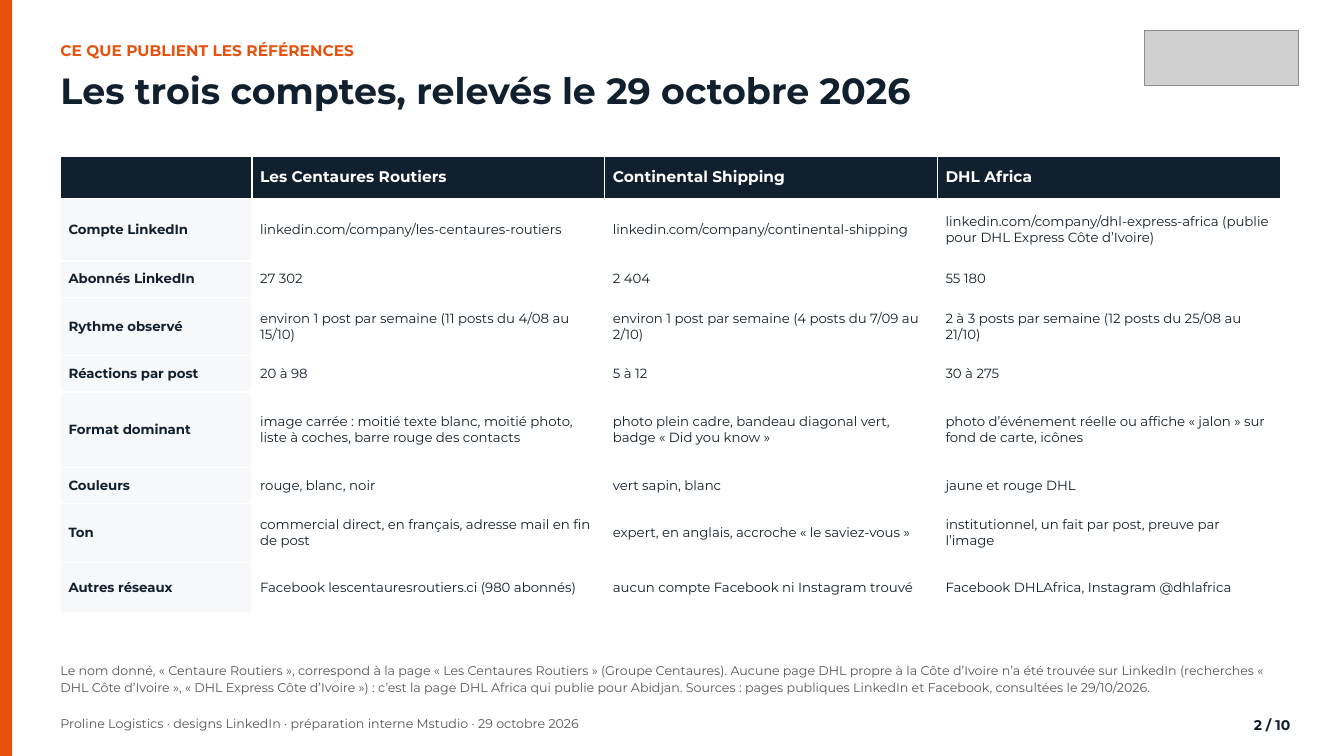
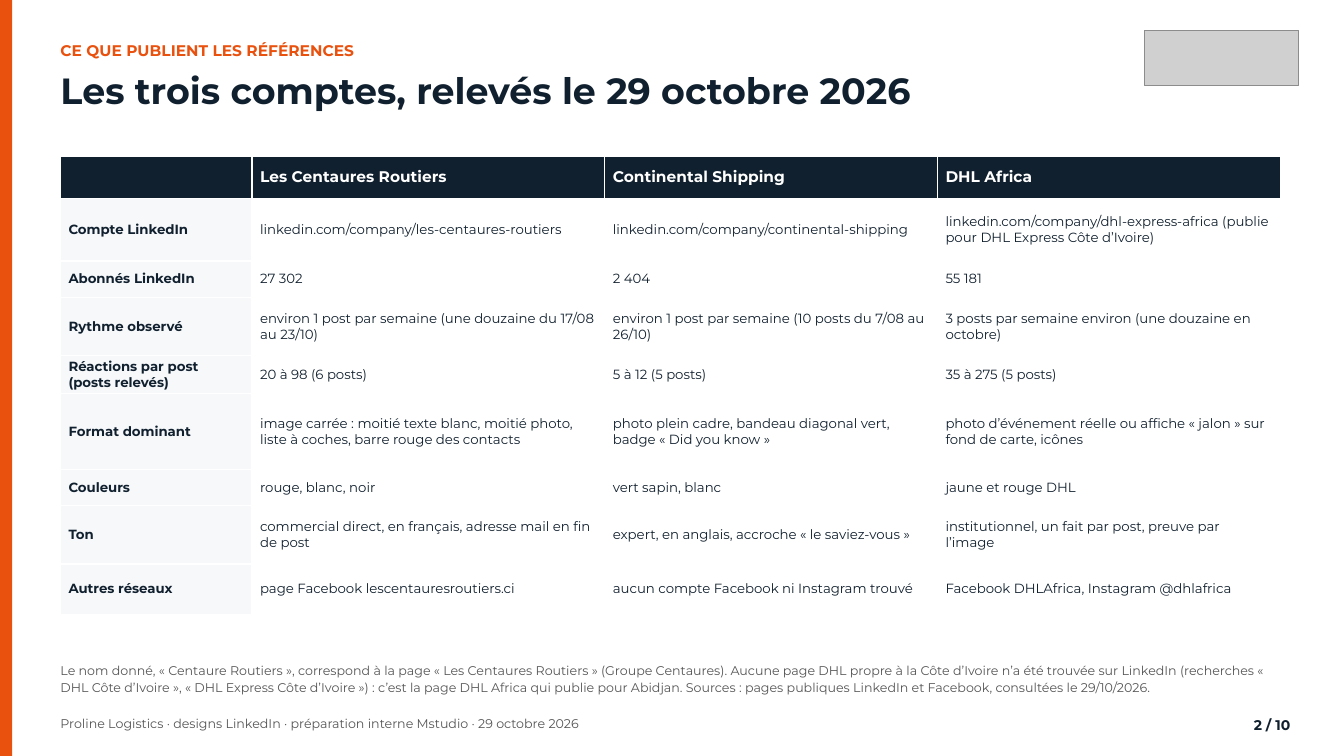
Before and after one commit to leslita06/fatima-unifood-fictif, a slide deck: slide 2 of tmp-tj/deck.pptx. Drawn at 1344x756 pixels with LibreOffice and Linux fonts; fonts in the diff are those of the drawing; grey boxes stand for pictures. Boxes give left, top, right and bottom in pixels: in the first picture for what was removed or moved away, otherwise in the second. Text is boxed around its words. In the diff, an @@ line names an element or a change of style, - is before the commit and + after.

Commit message:
tmp

```diff
--- a/tmp-tj/deck.pptx
+++ b/tmp-tj/deck.pptx
@@ table at <box>60,156,1280,613</box> @@
-row 3, column 4: 55 180
+row 3, column 4: 55 181
-row 4: Rythme observé | environ 1 post par semaine (11 posts du 4/08 au 15/10) | environ 1 post par semaine (4 posts du 7/09 au 2/10) | 2 à 3 posts par semaine (12 posts du 25/08 au 21/10)
+row 4: Rythme observé | environ 1 post par semaine (une douzaine du 17/08 au 23/10) | environ 1 post par semaine (10 posts du 7/08 au 26/10) | 3 posts par semaine environ (une douzaine en octobre)
-row 5: Réactions par post | 20 à 98 | 5 à 12 | 30 à 275
+row 5: Réactions par post (posts relevés) | 20 à 98 (6 posts) | 5 à 12 (5 posts) | 35 à 275 (5 posts)
-row 9, column 2: Facebook lescentauresroutiers.ci (980 abonnés)
+row 9, column 2: page Facebook lescentauresroutiers.ci
```
